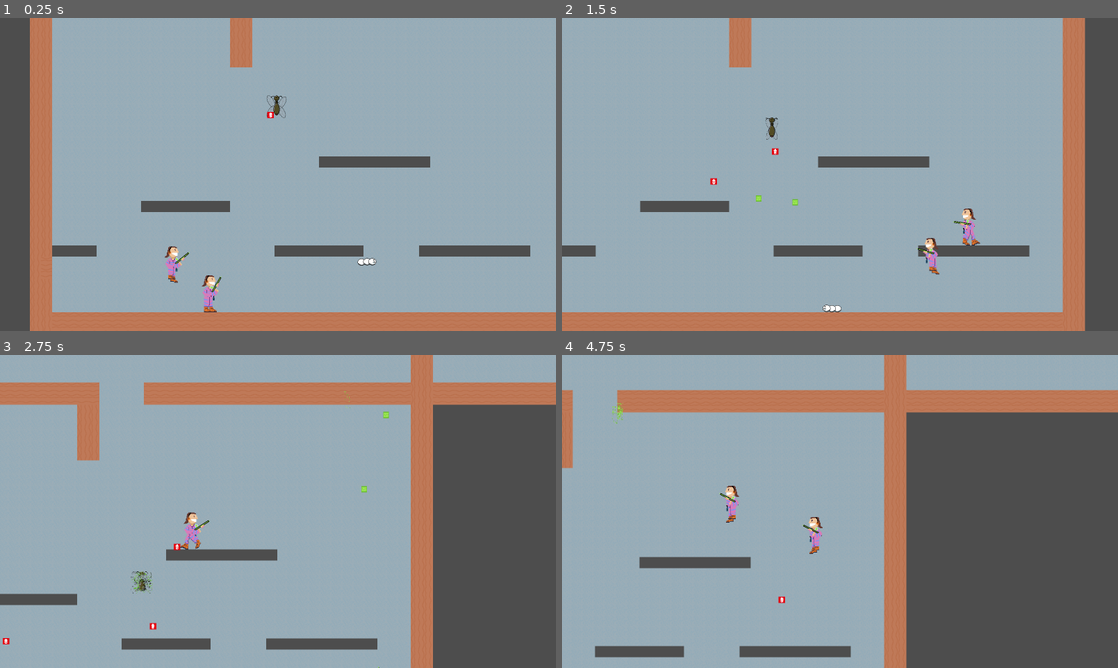
Above: before the commit, frames 1-4 (two rows, left to right).
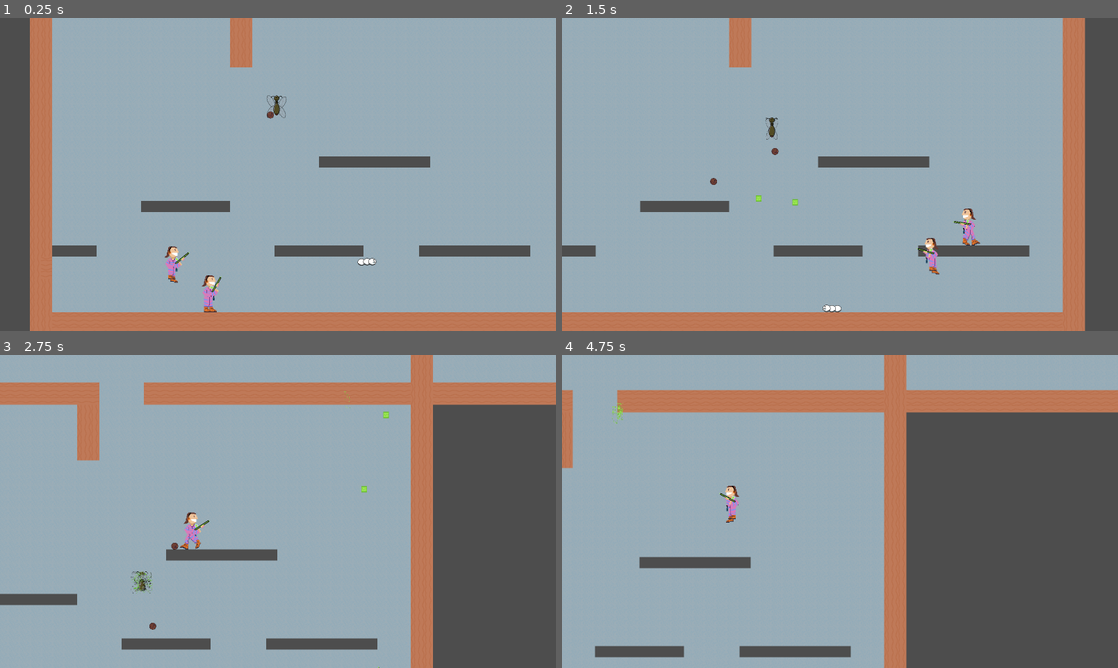
Above: after the commit, the same moments.

Repository: deruitda/ludum-dare-56
Game: Godot game, scene res://andrew_scene.tscn
Two runs of this game, one before a commit and one after it. Both use one fixed random seed, a clock stepped at 60 frames per second and the inputs below. This scene is started directly instead of the project's main scene.
Inputs (mouse positions are in pixels of both pictures, inside the frame that each line leads up to):
- Up to frame 1 (0.25 s): no input
- Up to frame 2 (1.5 s): move the mouse to (962, 158) at 0.52 s; press the mouse at (962, 158) at 0.53 s; hold D (move_right) from 0.53 s (still down); tap Space (jump) at 0.77, 1.07 s; move the mouse to (728, 190) at 1.27 s; release the mouse at (728, 190) at 1.28 s; click (728, 190) at 1.35 s
- Up to frame 3 (2.75 s): tap Space (jump) at 1.52, 1.82 s; move the mouse to (333, 442) at 2.02 s; release D (move_right) at 2.03 s; press the mouse at (333, 442) at 2.03 s; hold A (move_left) from 2.03 s (still down)
- Up to frame 4 (4.75 s): move the mouse to (812, 574) at 2.77 s; release A (move_left) at 2.78 s; release the mouse at (812, 574) at 2.78 s; hold D (move_right) 2.78-4.28 s; click (812, 574) at 2.85 s; tap Space (jump) at 3.02, 3.32, 3.77, 4.07, 4.52 s; move the mouse to (1006, 558) at 3.52 s; press the mouse at (1006, 558) at 3.53 s; move the mouse to (673, 464) at 4.27 s; release the mouse at (673, 464) at 4.28 s; hold A (move_left) from 4.28 s (still down); click (673, 464) at 4.35 s

The runs differ from the first frame. In frame 1, less than 0.1% of the frame differs, in the area x 48-50%, y 29-33%; in frame 2, less than 0.1%; in frame 3, less than 0.1%; in frame 4, 0.2%, in the area x 38-47%, y 51-80%.

Commit message:
Fix termite bullet

Diff:
--- a/scenes/enemies/termite_bullet.tscn
+++ b/scenes/enemies/termite_bullet.tscn
@@ -1,20 +1,91 @@
-[gd_scene load_steps=4 format=3 uid="uid://daptjvsjukjef"]
+[gd_scene load_steps=13 format=3 uid="uid://daptjvsjukjef"]
 
 [ext_resource type="Script" path="res://scenes/player/gun/bullet.gd" id="1_8evh1"]
-[ext_resource type="Texture2D" uid="uid://drgqwovtewp8l" path="res://godot_red.png" id="2_h4t5i"]
+[ext_resource type="Texture2D" uid="uid://da78fw5lnn6sk" path="res://assets/sprites/bullet/shit-bullet.png" id="2_mtiuc"]
+[ext_resource type="Texture2D" uid="uid://g5urwc2846ra" path="res://assets/sprites/bullet/shit-bullet-explode.png" id="3_tpoce"]
 
 [sub_resource type="CircleShape2D" id="CircleShape2D_71rk0"]
 
-[node name="TermiteBullet" type="Area2D"]
+[sub_resource type="AtlasTexture" id="AtlasTexture_pk160"]
+atlas = ExtResource("2_mtiuc")
+region = Rect2(0, 0, 64, 64)
+
+[sub_resource type="AtlasTexture" id="AtlasTexture_4soee"]
+atlas = ExtResource("3_tpoce")
+region = Rect2(0, 0, 64, 64)
+
+[sub_resource type="AtlasTexture" id="AtlasTexture_vhhdr"]
+atlas = ExtResource("3_tpoce")
+region = Rect2(64, 0, 64, 64)
+
+[sub_resource type="AtlasTexture" id="AtlasTexture_okmkc"]
+atlas = ExtResource("3_tpoce")
+region = Rect2(128, 0, 64, 64)
+
+[sub_resource type="AtlasTexture" id="AtlasTexture_ycc7s"]
+atlas = ExtResource("3_tpoce")
+region = Rect2(192, 0, 64, 64)
+
+[sub_resource type="AtlasTexture" id="AtlasTexture_jwwpy"]
+atlas = ExtResource("3_tpoce")
+region = Rect2(256, 0, 64, 64)
+
+[sub_resource type="AtlasTexture" id="AtlasTexture_hmi7v"]
+atlas = ExtResource("3_tpoce")
+region = Rect2(320, 0, 64, 64)
+
+[sub_resource type="SpriteFrames" id="SpriteFrames_yed0l"]
+animations = [{
+"frames": [{
+"duration": 1.0,
+"texture": SubResource("AtlasTexture_pk160")
+}],
+"loop": false,
+"name": &"default",
+"speed": 5.0
+}, {
+"frames": [{
+"duration": 1.0,
+"texture": SubResource("AtlasTexture_4soee")
+}, {
+"duration": 1.0,
+"texture": SubResource("AtlasTexture_vhhdr")
+}, {
+"duration": 1.0,
+"texture": SubResource("AtlasTexture_okmkc")
+}, {
+"duration": 1.0,
+"texture": SubResource("AtlasTexture_ycc7s")
+}, {
+"duration": 1.0,
+"texture": SubResource("AtlasTexture_jwwpy")
+}, {
+"duration": 1.0,
+"texture": SubResource("AtlasTexture_hmi7v")
+}],
+"loop": false,
+"name": &"explode",
+"speed": 30.0
+}]
+
+[node name="TermiteBullet" type="Area2D" node_paths=PackedStringArray("animSprite")]
 collision_layer = 64
 collision_mask = 278
 script = ExtResource("1_8evh1")
 speed = 200.0
+animSprite = NodePath("AnimatedSprite2D")
 
 [node name="CollisionShape2D" type="CollisionShape2D" parent="."]
 shape = SubResource("CircleShape2D_71rk0")
 
-[node name="Sprite2D" type="Sprite2D" parent="."]
-position = Vector2(0.5, 7.15256e-07)
-scale = Vector2(0.0612903, 0.110429)
-texture = ExtResource("2_h4t5i")
+[node name="AnimatedSprite2D" type="AnimatedSprite2D" parent="."]
+position = Vector2(1.19209e-07, -1.19209e-07)
+scale = Vector2(0.3125, 0.3125)
+sprite_frames = SubResource("SpriteFrames_yed0l")
+animation = &"explode"
+autoplay = "default"
+frame = 5
+frame_progress = 0.709334
+
+[connection signal="area_entered" from="." to="." method="_on_area_entered"]
+[connection signal="body_shape_entered" from="." to="." method="_on_body_shape_entered"]
--- a/scenes/enemies/termite_gun.tscn
+++ b/scenes/enemies/termite_gun.tscn
@@ -1,22 +1,17 @@
-[gd_scene load_steps=6 format=3 uid="uid://peqv0lhlucot"]
+[gd_scene load_steps=5 format=3 uid="uid://peqv0lhlucot"]
 
 [ext_resource type="Script" path="res://scenes/player/gun/gun.gd" id="1_qwdtb"]
 [ext_resource type="PackedScene" uid="uid://daptjvsjukjef" path="res://scenes/enemies/termite_bullet.tscn" id="2_2wucn"]
 [ext_resource type="PackedScene" uid="uid://b7ev8rk7l185t" path="res://scenes/player/gun/muzzle.tscn" id="5_l0i6r"]
 [ext_resource type="AudioStream" uid="uid://djpo4tm7cjpox" path="res://assets/Audio/SFX/GunPopStereo.wav" id="6_1wrcd"]
 
-[sub_resource type="SpriteFrames" id="SpriteFrames_1eo81"]
-
 [node name="TermiteGun" type="Node2D" node_paths=PackedStringArray("muzzle", "shooting_cooldown", "animated_sprite_2d", "gun_shooting_audio")]
 script = ExtResource("1_qwdtb")
 muzzle = NodePath("Muzzle")
 bullet_packed_scene = ExtResource("2_2wucn")
 shooting_cooldown = NodePath("ShootingCooldown")
-animated_sprite_2d = NodePath("AnimatedSprite2D")
+animated_sprite_2d = NodePath("")
 gun_shooting_audio = NodePath("AudioStreamPlayer2D")
-
-[node name="AnimatedSprite2D" type="AnimatedSprite2D" parent="."]
-sprite_frames = SubResource("SpriteFrames_1eo81")
 
 [node name="Muzzle" parent="." instance=ExtResource("5_l0i6r")]
 
--- a/scenes/player/gun/bullet.gd
+++ b/scenes/player/gun/bullet.gd
@@ -23,6 +23,7 @@
 
 func _physics_process(delta: float) -> void:
 	if has_hit_something and (animSprite and not animSprite.animation == "explode"):
+		print("boom")
 		animSprite.play("explode")
 
 	elif not has_hit_something:
@@ -30,8 +31,10 @@
 
 func _handle_hit_environment():
 	has_hit_something = true
+	print("hit")
 
 func _handle_hit_hurt_box():
+	print("hit")
 	has_hit_something = true
 
 func _on_area_entered(area: Area2D) -> void:
